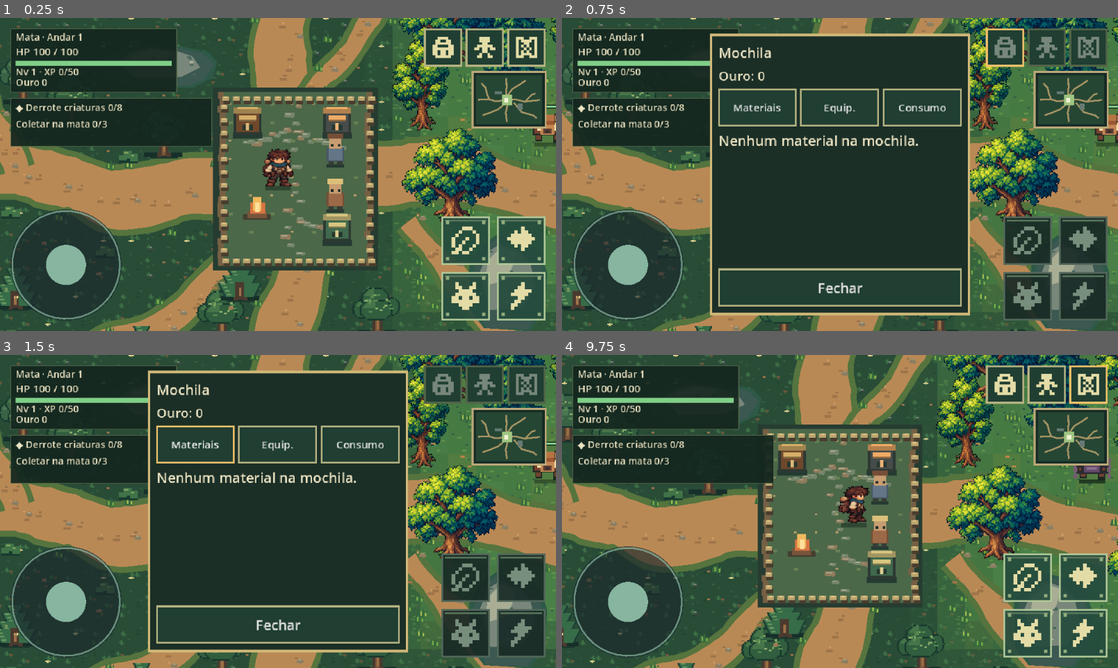
Above: before the commit, frames 1-4 (two rows, left to right).
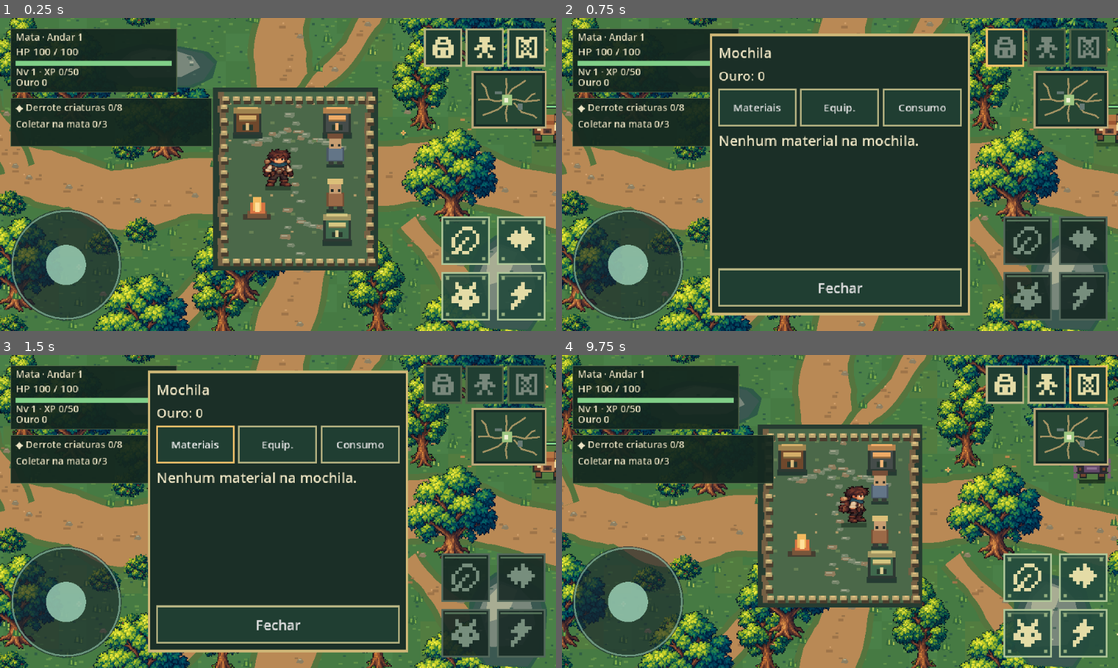
Above: after the commit, the same moments.

Repository: thiagohugo12-dotcom/arveon
Game: Godot game, scene res://scenes/main.tscn
Same seed, same stepped clock (60 frames per second), same inputs: the game is played once before the commit and once after it.
Inputs (mouse positions are in pixels of both pictures, inside the frame that each line leads up to):
- Up to frame 1 (0.25 s): no input
- Up to frame 2 (0.75 s): click (1006, 46) at 0.52 s
- Up to frame 3 (1.5 s): click "Materiais" at 1.25 s
- Up to frame 4 (9.75 s): click "Equip." at 2 s; click "Consumo" at 2.75 s; click "Fechar" at 3.5 s; click (1045, 383) at 4.27 s; click "Personagem" at 5 s; click "Habilidades" at 5.75 s; click "Fechar · C / Esc" at 6.5 s; click (1090, 383) at 7.27 s; tap Enter at 8 s; drag from (628, 602) to (895, 442) at 8.02 s; drag from (1029, 577) to (812, 574) at 8.77 s; tap Space at 9.5 s; move the mouse to (1084, 577) at 9.52 s; hold D (move_right) from 9.53 s (still down); hold E (interact) from 9.53 s (still down); click (1084, 577) at 9.67 s

The runs differ from the first frame. In frame 1, 21% of the frame differs, in the area x 0-100%, y 0-100%; in frame 2, 10%; in frame 3, 10%; in frame 4, 20%.

Commit message:
Extend approved forest palette and vegetation across Andar 1

Diff:
--- a/scripts/presentation/floor_view.gd
+++ b/scripts/presentation/floor_view.gd
@@ -7,7 +7,7 @@
 const SPRUCE := preload("res://assets/art/forest_spruce_v034.png")
 const BERRY := preload("res://assets/art/forest_shrub_v034.png")
 const LINDEN := preload("res://assets/art/forest_linden_v034.png")
-const SAMPLE_REGION := Rect2(650, 180, 500, 460)
+const FOREST_REGION := Rect2(-80, -80, 1360, 1060)
 const FOREST := Color("#294c37")
 const FOREST_LIGHT := Color("#244431")
 const TRAIL := Color("#b98955")
@@ -45,18 +45,19 @@
 	return absi((n ^ (n >> 11)) * 31337) % 9973
 
 func _forest_weight(at: Vector2) -> float:
-	if not SAMPLE_REGION.has_point(at):
+	if not FOREST_REGION.has_point(at):
 		return 0.0
-	var margin: float = minf(minf(at.x - SAMPLE_REGION.position.x, SAMPLE_REGION.end.x - at.x),
-		minf(at.y - SAMPLE_REGION.position.y, SAMPLE_REGION.end.y - at.y))
+	var margin: float = minf(minf(at.x - FOREST_REGION.position.x, FOREST_REGION.end.x - at.x),
+		minf(at.y - FOREST_REGION.position.y, FOREST_REGION.end.y - at.y))
 	return clampf(margin / 76.0, 0.0, 1.0)
 
 func _draw_ground() -> void:
 	for y in range(0, 900, 32):
 		for x in range(0, 1200, 32):
-			var tile := _hash(x / 32, y / 32) % 4
-			draw_texture_rect_region(ATLAS, Rect2(x, y, 32, 32), Rect2(tile * 32, 0, 32, 32))
 			var blend := _forest_weight(Vector2(x + 16, y + 16))
+			if blend < 1.0:
+				var tile := _hash(x / 32, y / 32) % 4
+				draw_texture_rect_region(ATLAS, Rect2(x, y, 32, 32), Rect2(tile * 32, 0, 32, 32))
 			if blend > 0.0:
 				var patch := _hash(x / 32, y / 32) % 7
 				var tint := Color("#467a43") if patch < 4 else Color("#4a8048") if patch < 6 else Color("#527c40")
@@ -140,13 +141,15 @@
 	var rng := RandomNumberGenerator.new()
 	rng.seed = 12051
 	# A separate low-cost understorey pass breaks up the empty grass between trees.
-	for i in range(260):
-		var at := SAMPLE_REGION.position + Vector2(rng.randf_range(0, SAMPLE_REGION.size.x), rng.randf_range(0, SAMPLE_REGION.size.y))
+	for i in range(1250):
+		var at := FOREST_REGION.position + Vector2(rng.randf_range(0, FOREST_REGION.size.x), rng.randf_range(0, FOREST_REGION.size.y))
 		if _forest_weight(at) > 0.3 and _free_for_decoration(at):
 			if i % 9 == 0:
 				_draw_flower(at, i)
-			elif i % 11 == 0:
+			elif i % 17 == 0:
 				_draw_pebble(at, i)
+			elif i % 13 == 0:
+				_draw_shrub(at)
 			else:
 				_draw_grass(at, i)
 	rng.seed = 12051
@@ -196,7 +199,7 @@
 	draw_rect(Rect2(at + Vector2(4, -2), Vector2(3, 2)), Color("#7ca45c"))
 
 func _draw_ground_details(at: Vector2, seed: int) -> void:
-	if SAMPLE_REGION.has_point(at):
+	if FOREST_REGION.has_point(at):
 		match seed % 5:
 			0, 1:
 				_draw_grass(at, seed)
